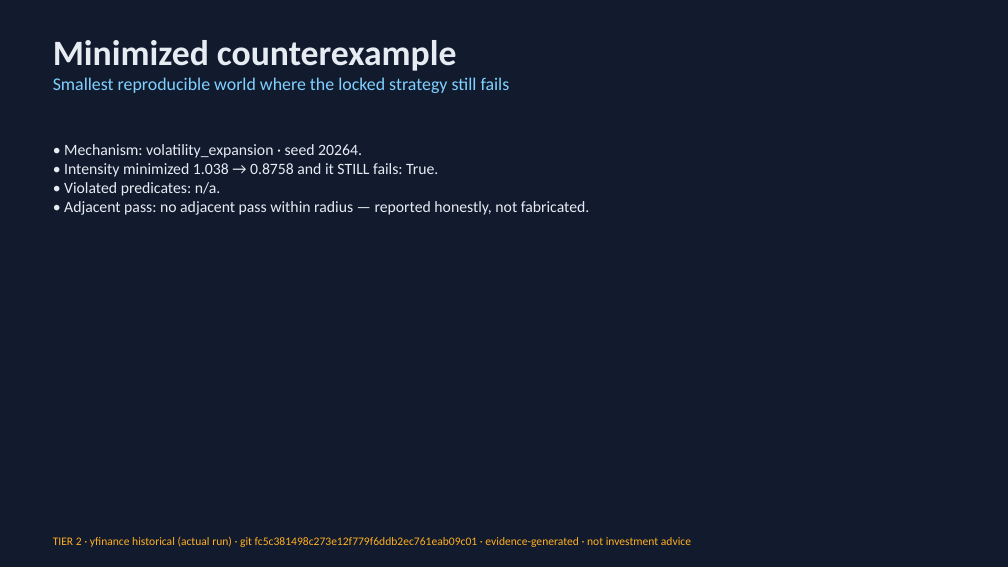
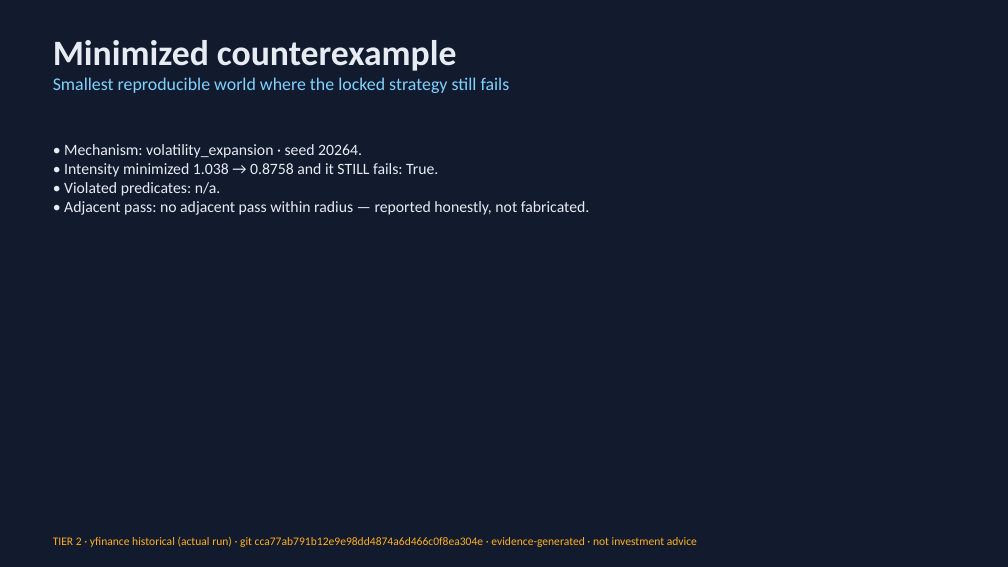
Before and after one commit to Scott-Switzer/market-fuzzer, a slide deck: slide 6 of app/static/pitch-deck/fenrix_deck.pptx. Drawn at 1008x567 pixels with LibreOffice and Linux fonts; fonts in the diff are those of the drawing. Boxes give left, top, right and bottom in pixels: in the first picture for what was removed or moved away, otherwise in the second. Text is boxed around its words. In the diff, an @@ line names an element or a change of style, - is before the commit and + after.

Commit message:
chore(fenrix-submission): regenerate deck at HEAD cca77ab (yfinance run-of-record)

```diff
--- a/app/static/pitch-deck/fenrix_deck.pptx
+++ b/app/static/pitch-deck/fenrix_deck.pptx
@@ text at (53,536,697,547): text changed @@
-TIER 2 · yfinance historical (actual run) · git fc5c381498c273e12f779f6ddb2ec761eab09c01 · evidence-generated · not investment advice
+TIER 2 · yfinance historical (actual run) · git cca77ab791b12e9e98dd4874a6d466c0f8ea304e · evidence-generated · not investment advice
```
Also in this commit, not shown: 3 other slides changed, 2 other files.
